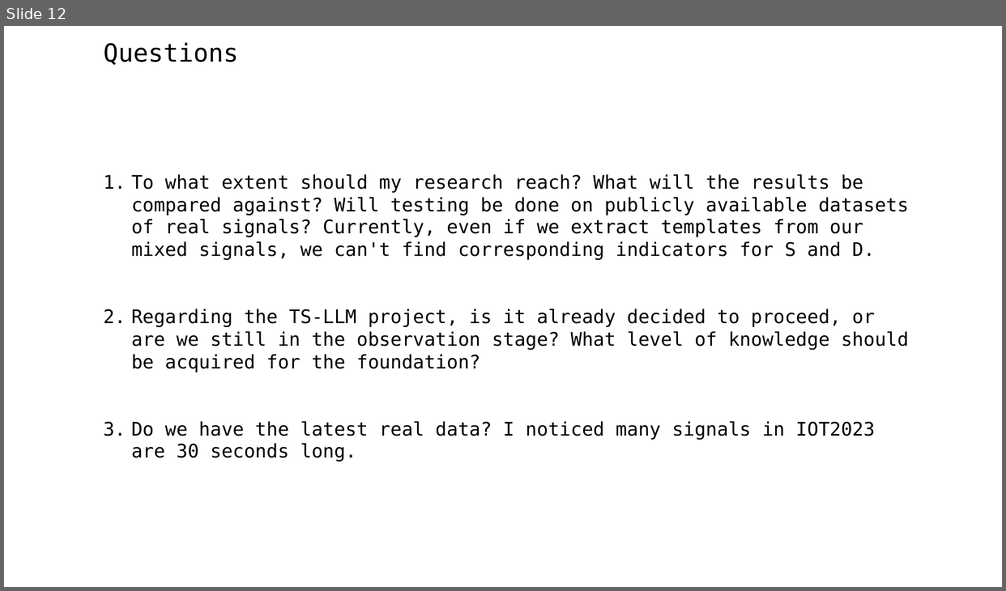
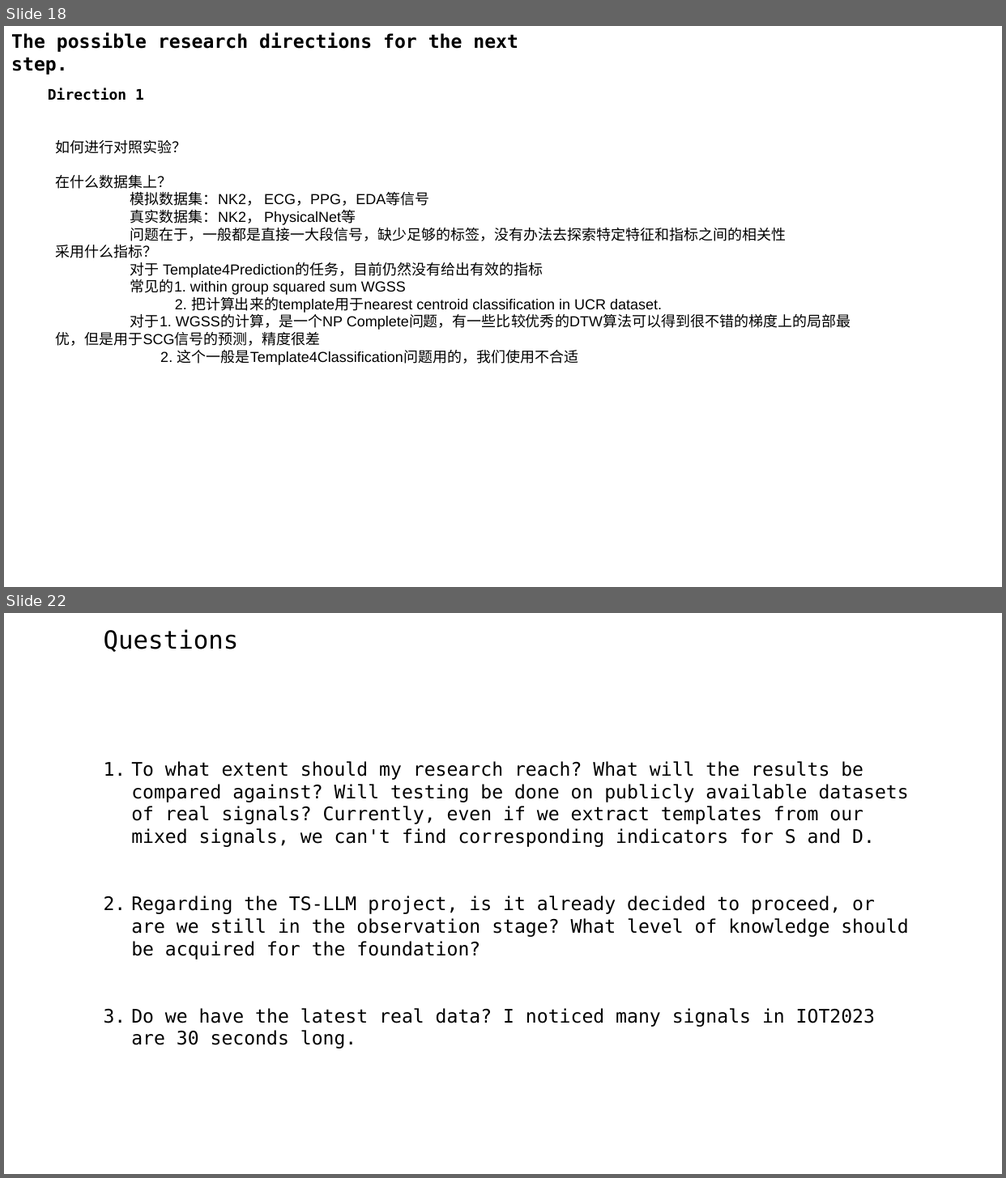
Before and after one commit to A-Big-Tortoise/Presentation, a slide deck: Presentation_1212_JiayuChen.pptx. Shown one above the other, each under a label of ours: slide 12 before the commit, slides 18 and 22 after it; the slides between them are not shown. The pictures are 1006x591 and 1006x1178 pixels, drawn with LibreOffice and Linux fonts; fonts in the diff are those of the drawing. Boxes give left, top, right and bottom in pixels: in the first picture for what was removed or moved away, otherwise in the second. Text is boxed around its words. In the diff, an @@ line names an element or a change of style, - is before the commit and + after.

```diff
--- a/Presentation_1212_JiayuChen.pptx
+++ b/Presentation_1212_JiayuChen.pptx
@@ slide 18 added at [4, 26, 1002, 587], background #FFFFFF @@
@@ text added at [11, 32, 518, 75], 18 pt, text #000000, bold @@
+The possible research directions for the next step.
@@ text added at [48, 88, 144, 101], 14 pt, text #000000, bold @@
+Direction 1
@@ text added at [56, 140, 851, 365], 14 pt, text #000000 @@
+如何进行对照实验？
+在什么数据集上？
+模拟数据集：NK2， ECG，PPG，EDA等信号
+真实数据集：NK2， PhysicalNet等
+问题在于，一般都是直接一大段信号，缺少足够的标签，没有办法去探索特定特征和指标之间的相关性
+采用什么指标？
+对于 Template4Prediction的任务，目前仍然没有给出有效的指标
+常见的1. within group squared sum WGSS
+2. 把计算出来的template用于nearest centroid classification in UCR dataset.
+对于1. WGSS的计算，是一个NP Complete问题，有一些比较优秀的DTW算法可以得到很不错的梯度上的局部最优，但是用于SCG信号的预测，精度很差
+2. 这个一般是Template4Classification问题用的，我们使用不合适
@@ what was slide 12 is now slide 22 @@
```
Also in this commit, not shown: 1 slide changed, 10 other slides added, 7 slides removed.
